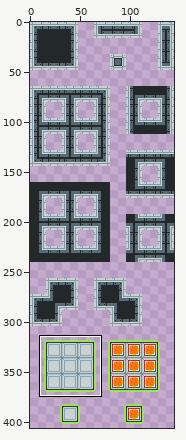
Sprite sheet, stored at resources/tileset/tileset.png. The first picture is a wide view before the edit; the outline marks the close-up.
Close-up. Before:
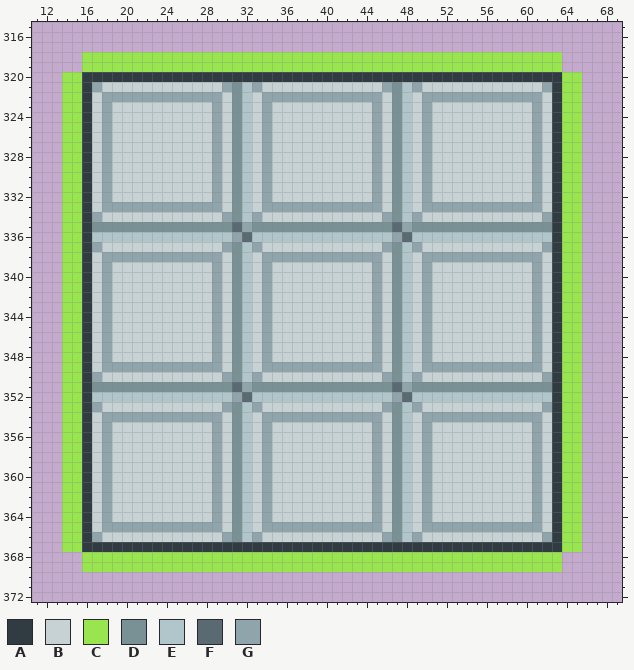
The file is 144x416 pixels. Colours within 5 levels of each other are drawn and written as one. Shown: x 11..69, y 315..372. The wide view leaves out empty margins. The commit also changed other parts of the picture, which this record leaves out.
Palette (. is transparent): A #303c42  B #c7d2d4  C #99e550  D #799195  E #b1c6ca  F #596a72  G #90a4ac
The result:
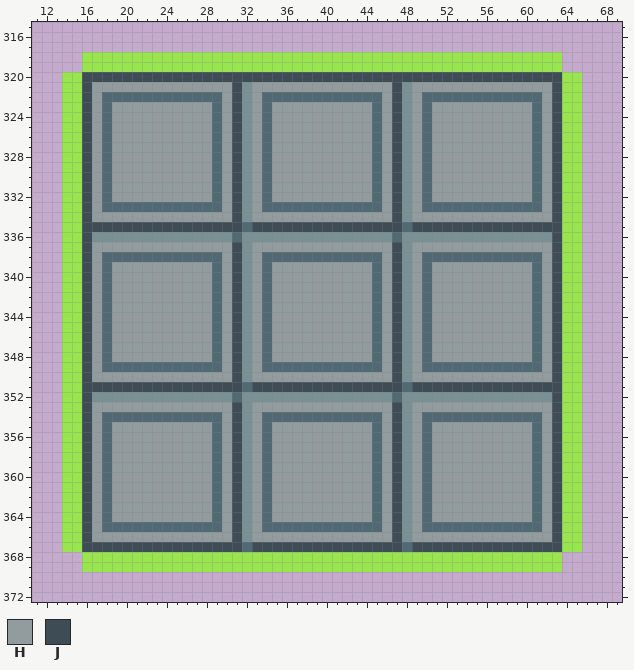
Colours new in this view: H #929c9e  J #3e4c56
Change:
colour G: #90a4ac -> #506973
Changed rows in their new state; - is a pixel that keeps its letter.
first column x 16:
320 JJJJJJJJJJJJJJJJJJJJJJJJJJJJJJJJJJJJJJJJJJJJJJJJ
321 JHHHHHHHHHHHHHHJDHHHHHHHHHHHHHHJDHHHHHHHHHHHHHHJ
322 JH------------HJDH------------HJDH------------HJ
323 JH-HHHHHHHHHH-HJDH-HHHHHHHHHH-HJDH-HHHHHHHHHH-HJ
324 JH-HHHHHHHHHH-HJDH-HHHHHHHHHH-HJDH-HHHHHHHHHH-HJ
325 JH-HHHHHHHHHH-HJDH-HHHHHHHHHH-HJDH-HHHHHHHHHH-HJ
326 JH-HHHHHHHHHH-HJDH-HHHHHHHHHH-HJDH-HHHHHHHHHH-HJ
327 JH-HHHHHHHHHH-HJDH-HHHHHHHHHH-HJDH-HHHHHHHHHH-HJ
328 JH-HHHHHHHHHH-HJDH-HHHHHHHHHH-HJDH-HHHHHHHHHH-HJ
329 JH-HHHHHHHHHH-HJDH-HHHHHHHHHH-HJDH-HHHHHHHHHH-HJ
330 JH-HHHHHHHHHH-HJDH-HHHHHHHHHH-HJDH-HHHHHHHHHH-HJ
331 JH-HHHHHHHHHH-HJDH-HHHHHHHHHH-HJDH-HHHHHHHHHH-HJ
332 JH-HHHHHHHHHH-HJDH-HHHHHHHHHH-HJDH-HHHHHHHHHH-HJ
333 JH------------HJDH------------HJDH------------HJ
334 JHHHHHHHHHHHHHHJDHHHHHHHHHHHHHHJDHHHHHHHHHHHHHHJ
335 JJJJJJJJJJJJJJJJ-JJJJJJJJJJJJJJJ-JJJJJJJJJJJJJJJ
336 JDDDDDDDDDDDDDD-DDDDDDDDDDDDDDD-DDDDDDDDDDDDDDDJ
337 JHHHHHHHHHHHHHHJDHHHHHHHHHHHHHHJDHHHHHHHHHHHHHHJ
338 JH------------HJDH------------HJDH------------HJ
339 JH-HHHHHHHHHH-HJDH-HHHHHHHHHH-HJDH-HHHHHHHHHH-HJ
340 JH-HHHHHHHHHH-HJDH-HHHHHHHHHH-HJDH-HHHHHHHHHH-HJ
341 JH-HHHHHHHHHH-HJDH-HHHHHHHHHH-HJDH-HHHHHHHHHH-HJ
342 JH-HHHHHHHHHH-HJDH-HHHHHHHHHH-HJDH-HHHHHHHHHH-HJ
343 JH-HHHHHHHHHH-HJDH-HHHHHHHHHH-HJDH-HHHHHHHHHH-HJ
344 JH-HHHHHHHHHH-HJDH-HHHHHHHHHH-HJDH-HHHHHHHHHH-HJ
345 JH-HHHHHHHHHH-HJDH-HHHHHHHHHH-HJDH-HHHHHHHHHH-HJ
346 JH-HHHHHHHHHH-HJDH-HHHHHHHHHH-HJDH-HHHHHHHHHH-HJ
347 JH-HHHHHHHHHH-HJDH-HHHHHHHHHH-HJDH-HHHHHHHHHH-HJ
348 JH-HHHHHHHHHH-HJDH-HHHHHHHHHH-HJDH-HHHHHHHHHH-HJ
349 JH------------HJDH------------HJDH------------HJ
350 JHHHHHHHHHHHHHHJDHHHHHHHHHHHHHHJDHHHHHHHHHHHHHHJ
351 JJJJJJJJJJJJJJJJ-JJJJJJJJJJJJJJJ-JJJJJJJJJJJJJJJ
352 JDDDDDDDDDDDDDD-DDDDDDDDDDDDDDD-DDDDDDDDDDDDDDDJ
353 JHHHHHHHHHHHHHHJDHHHHHHHHHHHHHHJDHHHHHHHHHHHHHHJ
354 JH------------HJDH------------HJDH------------HJ
355 JH-HHHHHHHHHH-HJDH-HHHHHHHHHH-HJDH-HHHHHHHHHH-HJ
356 JH-HHHHHHHHHH-HJDH-HHHHHHHHHH-HJDH-HHHHHHHHHH-HJ
357 JH-HHHHHHHHHH-HJDH-HHHHHHHHHH-HJDH-HHHHHHHHHH-HJ
358 JH-HHHHHHHHHH-HJDH-HHHHHHHHHH-HJDH-HHHHHHHHHH-HJ
359 JH-HHHHHHHHHH-HJDH-HHHHHHHHHH-HJDH-HHHHHHHHHH-HJ
360 JH-HHHHHHHHHH-HJDH-HHHHHHHHHH-HJDH-HHHHHHHHHH-HJ
361 JH-HHHHHHHHHH-HJDH-HHHHHHHHHH-HJDH-HHHHHHHHHH-HJ
362 JH-HHHHHHHHHH-HJDH-HHHHHHHHHH-HJDH-HHHHHHHHHH-HJ
363 JH-HHHHHHHHHH-HJDH-HHHHHHHHHH-HJDH-HHHHHHHHHH-HJ
364 JH-HHHHHHHHHH-HJDH-HHHHHHHHHH-HJDH-HHHHHHHHHH-HJ
365 JH------------HJDH------------HJDH------------HJ
366 JHHHHHHHHHHHHHHJDHHHHHHHHHHHHHHJDHHHHHHHHHHHHHHJ
367 JJJJJJJJJJJJJJJJGJJJJJJJJJJJJJJJGJJJJJJJJJJJJJJJ
Where, in picture pixels (left, top, right, bottom), the same in both close-ups:
changed: (82, 72, 562, 552)
